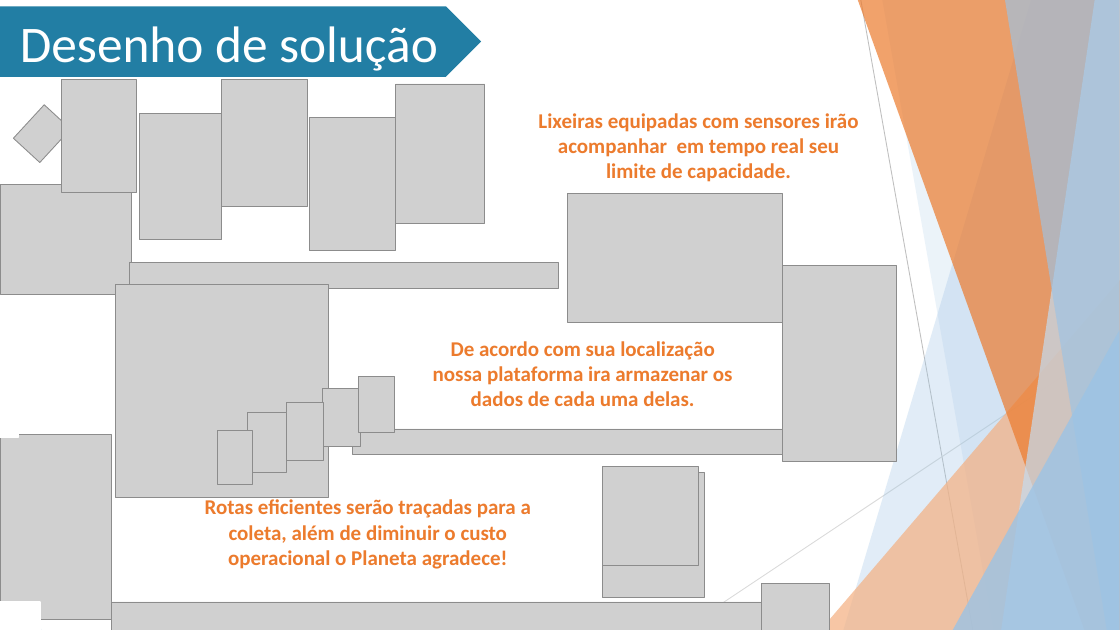
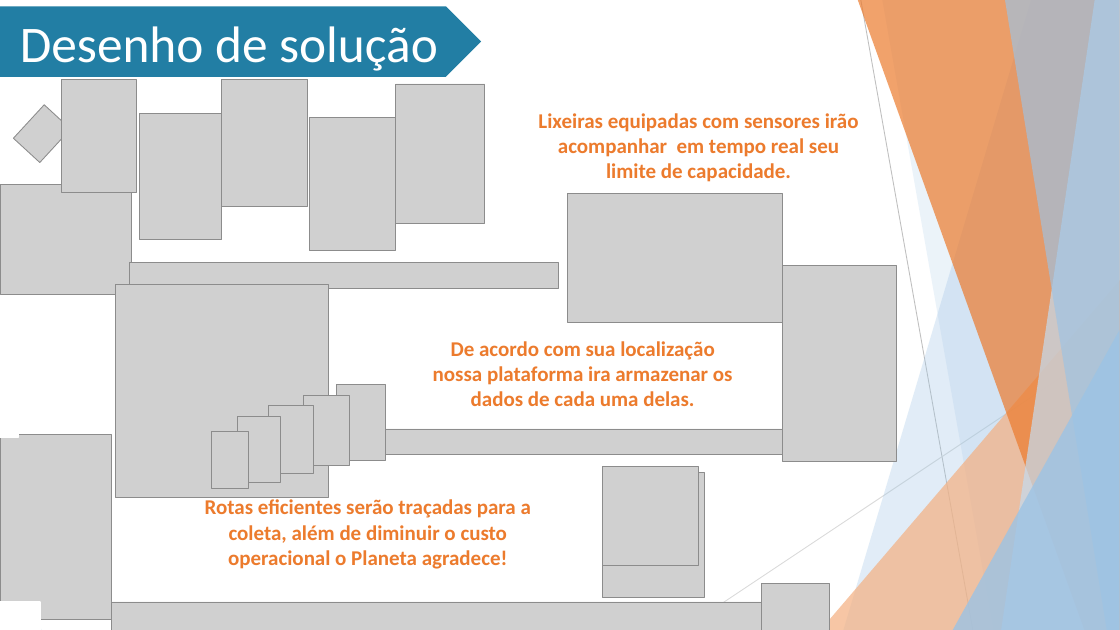
Before and after one commit to Stefany-hub/Projeto2.0, a slide deck: slide 9 of apresentação/MIT PPT (Projeto 2.0).pptx. Drawn at 1120x630 pixels with LibreOffice and Linux fonts; fonts in the diff are those of the drawing; grey boxes stand for pictures; background and template pictures are left out. Boxes give left, top, right and bottom in pixels: in the first picture for what was removed or moved away, otherwise in the second. Text is boxed around its words. In the diff, an @@ line names an element or a change of style, - is before the commit and + after.

```diff
--- a/apresentação/MIT PPT (Projeto 2.0).pptx
+++ b/apresentação/MIT PPT (Projeto 2.0).pptx
@@ picture: place and size @@
-picture at [359, 376, 395, 434]
+picture at [337, 384, 386, 460]
@@ picture: place and size @@
-picture at [247, 413, 287, 473]
+picture at [238, 417, 281, 482]
@@ picture: place and size @@
-picture at [287, 403, 324, 460]
+picture at [269, 406, 313, 474]
@@ picture: place and size @@
-picture at [323, 389, 360, 446]
+picture at [303, 396, 350, 465]
@@ picture: place and size @@
-picture at [218, 430, 253, 484]
+picture at [212, 432, 249, 489]
```
Also in this commit, not shown: 4 other slides changed.
